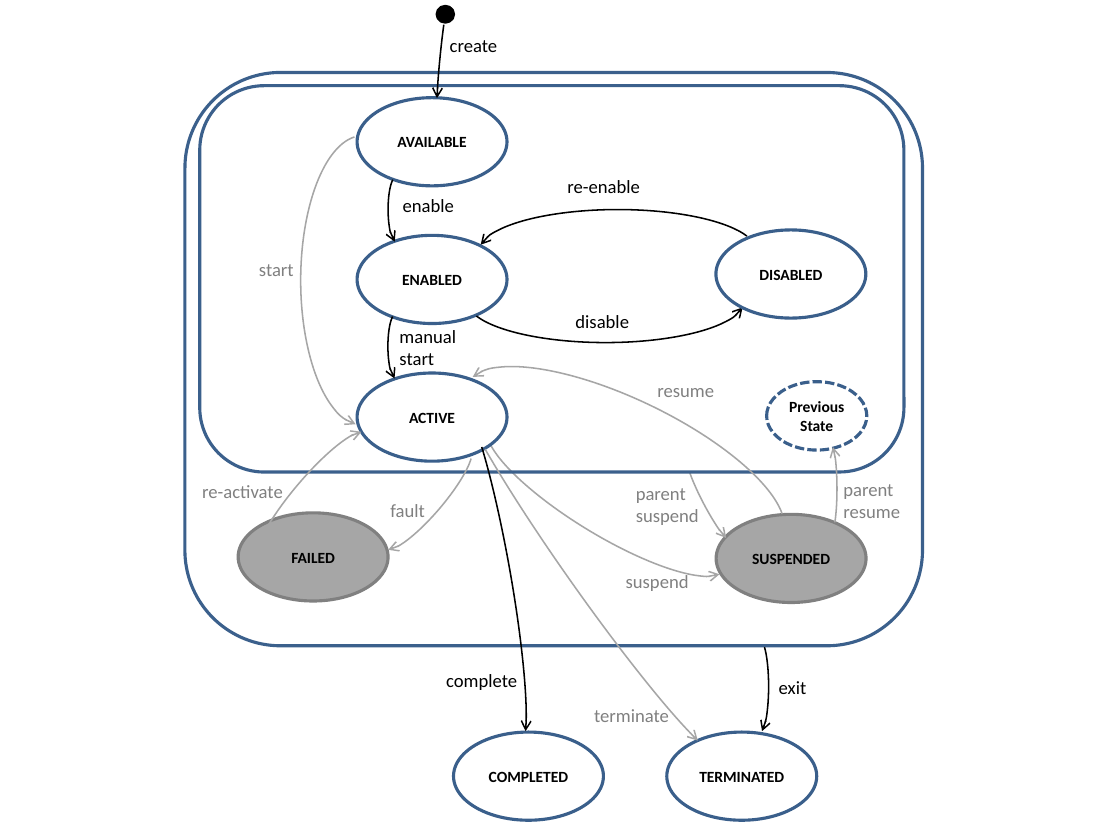
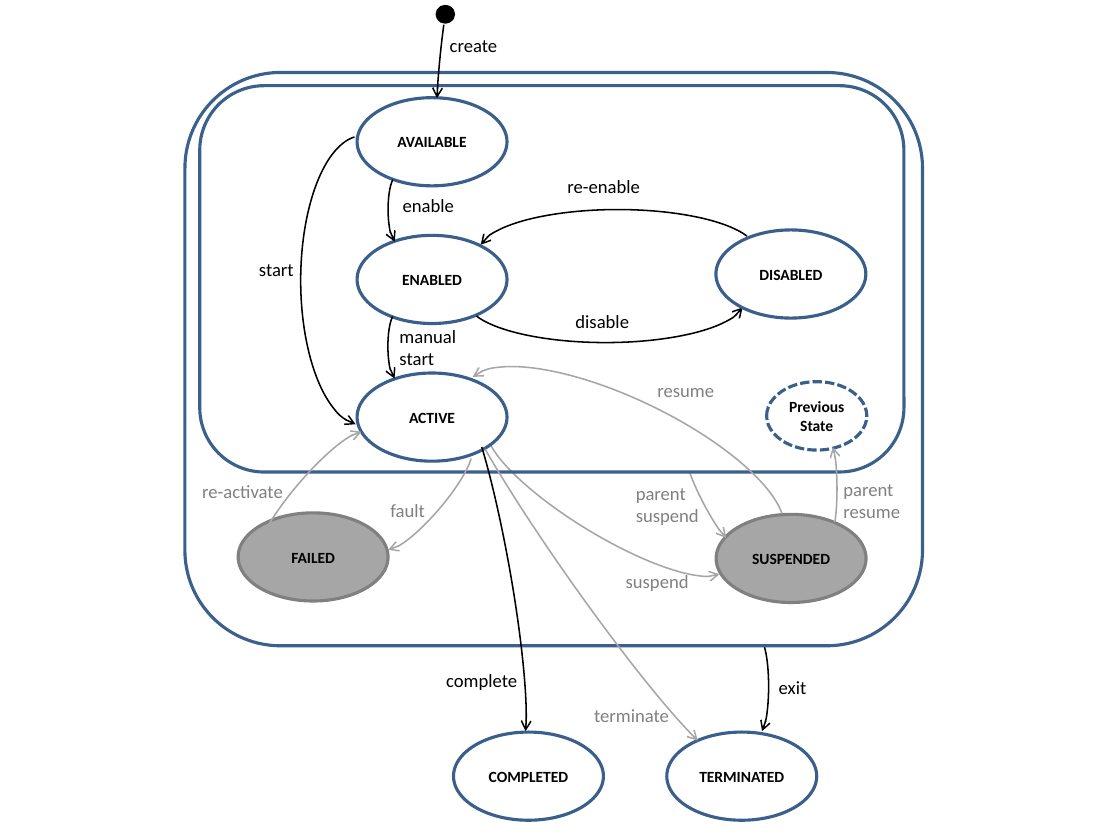
Before and after one commit to camunda/camunda-docs-manual, a slide deck: slide 2 of develop/drawings/CaseLifeCycles.pptx. Drawn at 1120x840 pixels with LibreOffice and Linux fonts; fonts in the diff are those of the drawing. Boxes give left, top, right and bottom in pixels: in the first picture for what was removed or moved away, otherwise in the second. Text is boxed around its words. In the diff, an @@ line names an element or a change of style, - is before the commit and + after.

```diff
--- a/develop/drawings/CaseLifeCycles.pptx
+++ b/develop/drawings/CaseLifeCycles.pptx
@@ arc (boxed as its full ellipse) at [301, 136, 426, 426]: outline #A6A6A6 1 pt to #000000 1 pt @@
@@ text "start" at [259, 264, 294, 276]: text colour #808080 to #000000 @@
```
Also in this commit, not shown: 5 other files.
